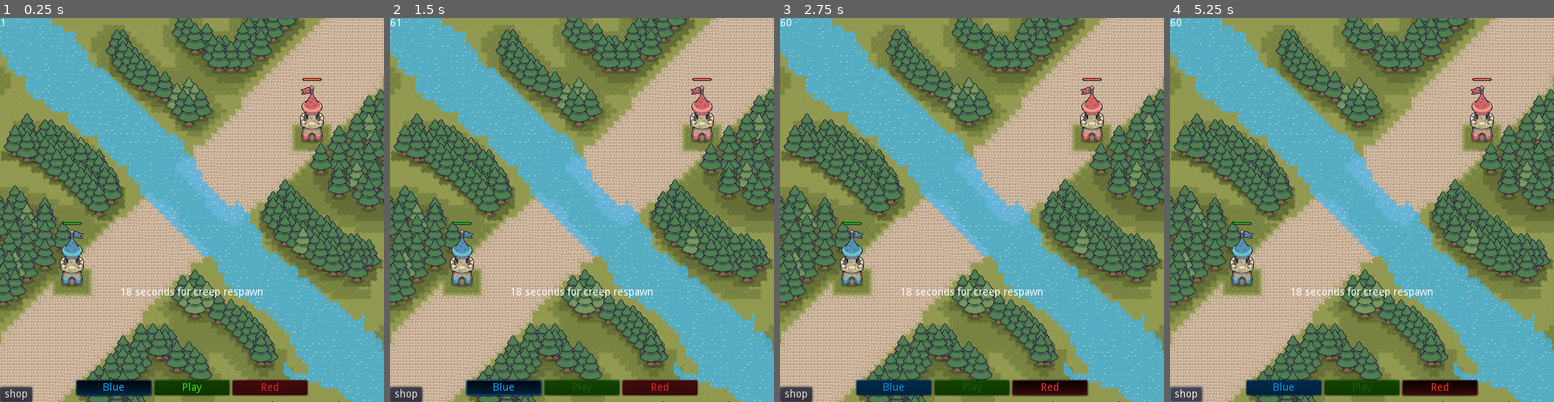
Above: before the commit, frames 1-4 (left to right).
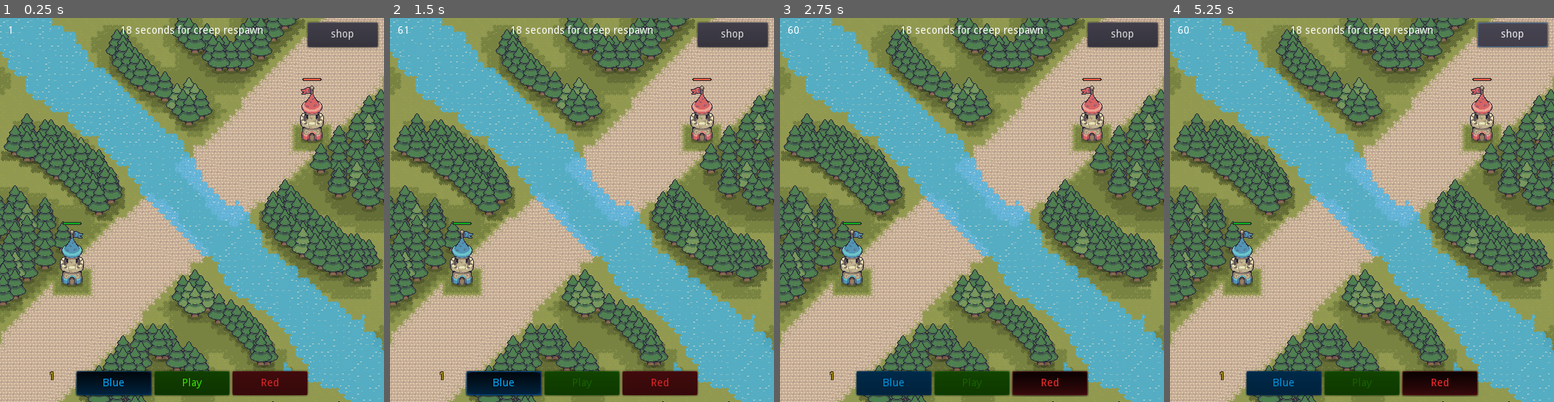
Above: after the commit, the same moments.

Repository: spicylobstergames/shotcaller-godot
Game: Godot game, scene res://TestScene.tscn
Two runs of this game, one before a commit and one after it. Both use one fixed random seed, a clock stepped at 60 frames per second and the inputs below.
Inputs:
- Up to frame 1 (0.25 s): no input
- Up to frame 2 (1.5 s): click "Play" at 0.5 s; click "Blue" at 1.25 s
- Up to frame 3 (2.75 s): click "Red" at 2 s
- Up to frame 4 (5.25 s): click "shop" at 2.75 s; click "Blue" at 3.5 s; click "Red" at 4.25 s; click "shop" at 5 s

The runs differ from the first frame. In frame 1, 4.1% of the frame differs, in the area x 0-99%, y 0-100%; in frame 2, 4.1%; in frame 3, 4.1%; in frame 4, 4.1%.

Commit message:
export test

Diff:
--- a/Prototype/Character/Character.gd
+++ b/Prototype/Character/Character.gd
@@ -94,7 +94,7 @@
 				smoke.get_sprite_frames().set_frame('default', n, texture2)
 	# finish resize_smoke
 	randomize()
-	var offset: int = rand_range(0, count );
+	var offset: int = int(rand_range(0, count));
 	smoke.set_frame(offset)
 	smoke.play('default')
 
@@ -228,10 +228,12 @@
 	set_physics_process(true)
 
 
+# warning-ignore:unused_argument
 func _on_BehaviorAnimPlayer_animation_started(anim_name: String) -> void:
 	set_team(team)
 
 
+# warning-ignore:unused_argument
 func _on_attributes_stats_changed(prop_name, prop_value) -> void:
 	match prop_name:
 		"health", "mana", "max_health", "max_mana":
--- a/Prototype/TestScene.tscn
+++ b/Prototype/TestScene.tscn
@@ -26,7 +26,7 @@
 anchor_top = 1.0
 anchor_right = 1.0
 anchor_bottom = 1.0
-margin_top = -29.0
+margin_top = -41.0
 margin_bottom = -9.0
 mouse_filter = 2
 alignment = 1
@@ -38,7 +38,7 @@
 modulate = Color( 0, 0.666667, 1, 1 )
 margin_left = 102.0
 margin_right = 202.0
-margin_bottom = 20.0
+margin_bottom = 32.0
 toggle_mode = true
 pressed = true
 group = SubResource( 2 )
@@ -48,7 +48,7 @@
 modulate = Color( 0.258824, 1, 0, 1 )
 margin_left = 206.0
 margin_right = 306.0
-margin_bottom = 20.0
+margin_bottom = 32.0
 group = SubResource( 3 )
 text = "Play"
 
@@ -56,14 +56,16 @@
 modulate = Color( 1, 0.176471, 0.176471, 1 )
 margin_left = 310.0
 margin_right = 410.0
-margin_bottom = 20.0
+margin_bottom = 32.0
 toggle_mode = true
 group = SubResource( 2 )
 team = 3
 
 [node name="FPS" type="Label" parent="Menu"]
-margin_right = 58.0
-margin_bottom = 26.0
+margin_left = 10.0
+margin_top = 10.0
+margin_right = 68.0
+margin_bottom = 36.0
 __meta__ = {
 "_edit_use_anchors_": false
 }
@@ -72,8 +74,10 @@
 anchor_top = 0.5
 anchor_right = 1.0
 anchor_bottom = 0.5
-margin_top = 103.0
-margin_bottom = 117.0
+margin_left = 113.0
+margin_top = -246.0
+margin_right = -113.0
+margin_bottom = -232.0
 size_flags_horizontal = 3
 text = "18 seconds for creep respawn"
 align = 1
@@ -82,10 +86,10 @@
 }
 
 [node name="GoldLabel" type="Label" parent="Menu"]
-visible = false
-margin_top = 265.0
-margin_right = 43.0
-margin_bottom = 279.0
+margin_left = 30.0
+margin_top = 471.0
+margin_right = 73.0
+margin_bottom = 485.0
 custom_colors/font_color = Color( 0.94902, 0.772549, 0.0705882, 1 )
 custom_colors/font_color_shadow = Color( 0, 0, 0, 1 )
 custom_constants/shadow_as_outline = 1
@@ -102,8 +106,12 @@
 margin_left = 45.0
 margin_top = -44.0
 margin_right = -327.0
+margin_bottom = -24.0
 size_flags_vertical = 8
 script = ExtResource( 5 )
+__meta__ = {
+"_edit_use_anchors_": false
+}
 
 [node name="Shop" type="Panel" parent="Menu"]
 visible = false
@@ -170,13 +178,18 @@
 margin_bottom = 152.0
 
 [node name="ShopButton" type="Button" parent="Menu"]
-anchor_top = 1.0
-anchor_bottom = 1.0
+anchor_left = 0.8
+anchor_top = 0.05
+anchor_right = 0.9
+anchor_bottom = 0.075
 margin_top = -20.0
 margin_right = 43.0
 rect_min_size = Vector2( 0, 20 )
 size_flags_horizontal = 11
 text = "shop"
+__meta__ = {
+"_edit_use_anchors_": false
+}
 
 [node name="CreepRespawnTimer" type="Timer" parent="."]
 
Not shown, removed: Prototype/export_presets.cfg
Not shown, changed: .gitignore
